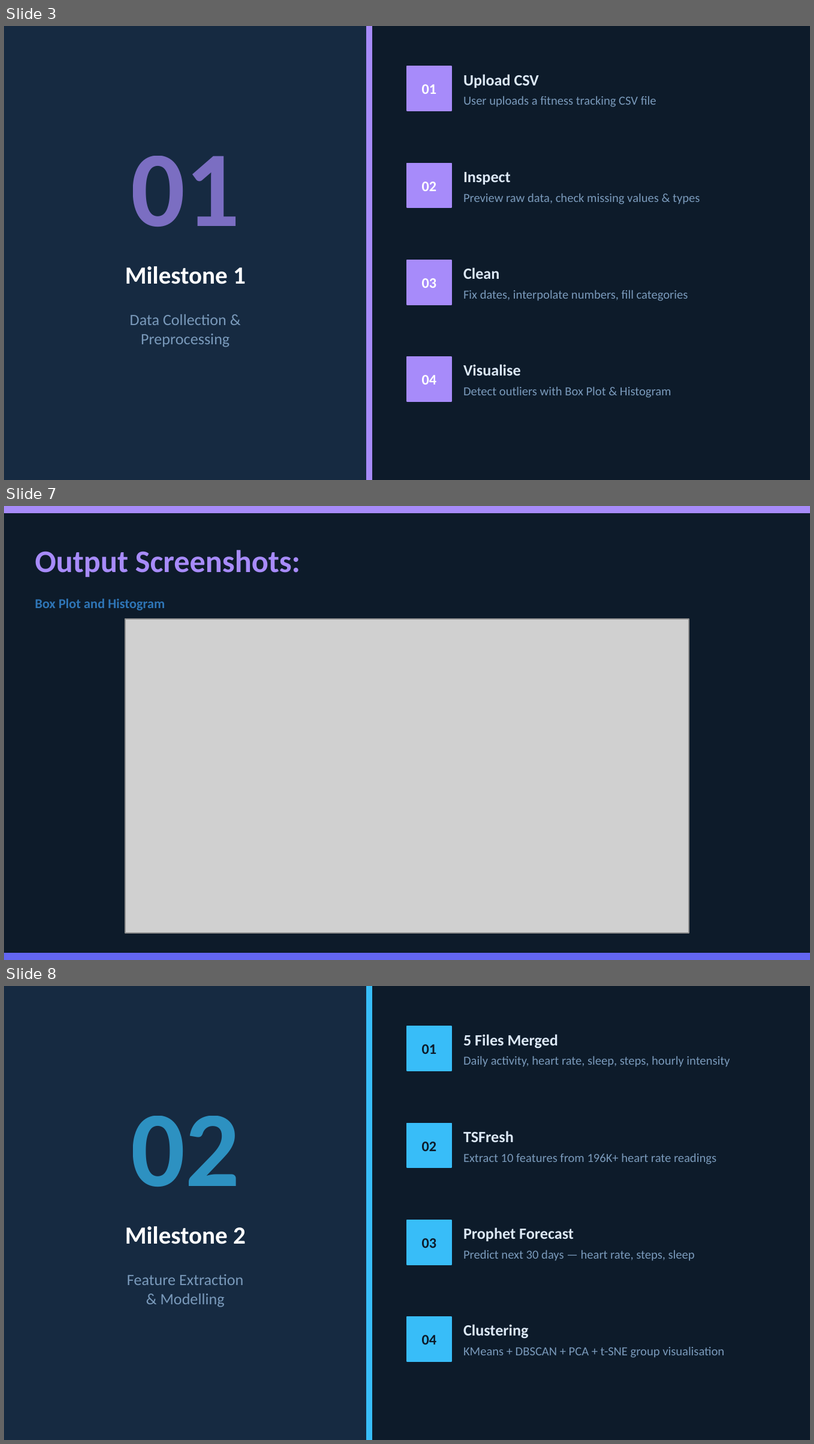
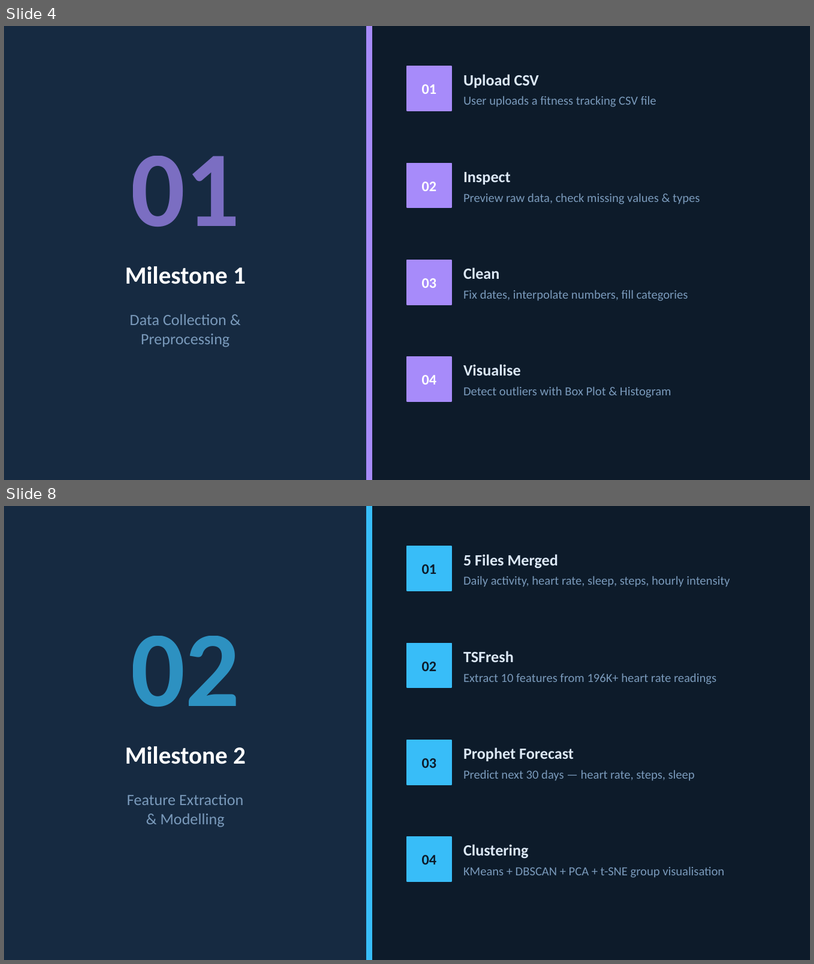
Before and after one commit to Thejomayie09/FitPulse-Health-Anomaly-Detection-from-Fitness-Devices-1, a slide deck: Documentation/Fitpulse_Documentation_final.pptx. Shown one above the other, each under a label of ours: slides 3, 7 and 8 before the commit, slides 4 and 8 after it; the slides between them are not shown. The pictures are 814x1444 and 814x964 pixels, drawn with LibreOffice and Linux fonts; fonts in the diff are those of the drawing; grey boxes stand for pictures. Boxes give left, top, right and bottom in pixels: in the first picture for what was removed or moved away, otherwise in the second. Text is boxed around its words. In the diff, an @@ line names an element or a change of style, - is before the commit and + after.

```diff
--- a/Documentation/Fitpulse_Documentation_final.pptx
+++ b/Documentation/Fitpulse_Documentation_final.pptx
@@ slide 7 removed at (x1=4, y1=506, x2=810, y2=960), background #0D1B2A @@
@@ rectangle removed at (x1=4, y1=506, x2=810, y2=513) @@
@@ text removed at (x1=35, y1=550, x2=300, y2=610) @@
-Output Screenshots:
-Box Plot and Histogram
@@ picture removed at (x1=125, y1=619, x2=689, y2=933) @@
@@ rectangle removed at (x1=4, y1=953, x2=810, y2=959) @@
@@ what was slide 3 is now slide 4 @@
```
Also in this commit, not shown: 2 slides changed, 3 slides added, 2 other slides removed.
